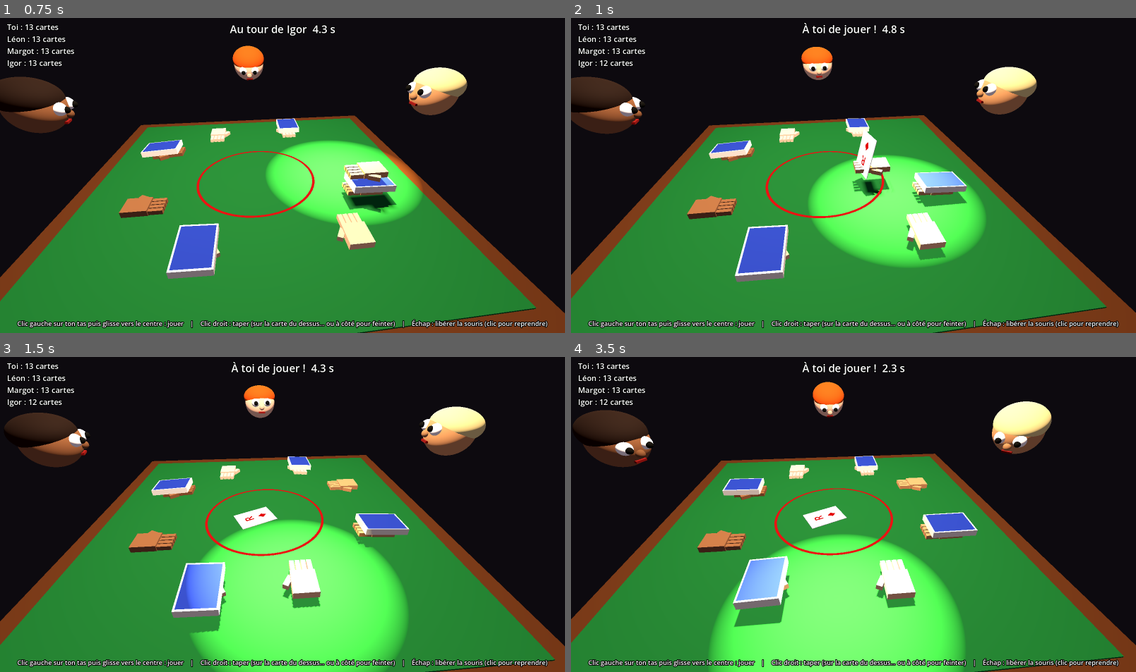
Above: before the commit, frames 1-4 (two rows, left to right).
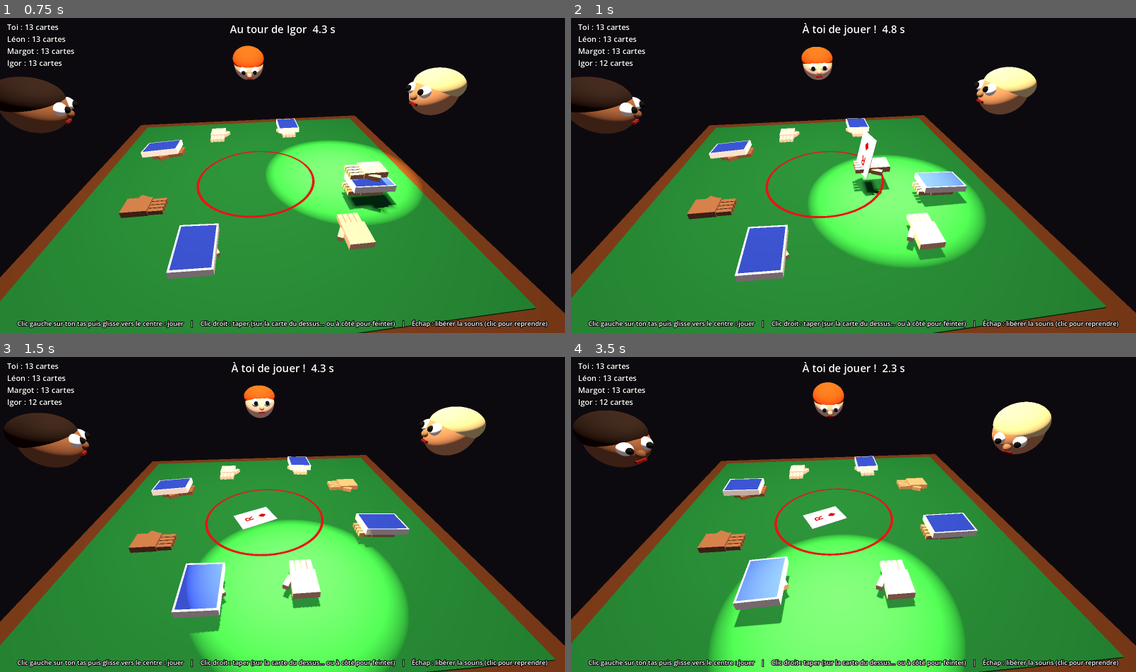
Above: after the commit, the same moments.

Repository: prenouil/Nervous
Game: Godot game, scene res://scenes/main.tscn
The game is run twice, just before and just after one commit, with the same random seed, the same clock (stepped at 60 frames per second) and the same inputs.
Inputs (mouse positions are in pixels of both pictures, inside the frame that each line leads up to):
- Up to frame 1 (0.75 s): tap Enter at 0.5 s; move the mouse to (310, 172) at 0.52 s; tap R at 0.6 s; click (310, 172) at 0.67 s
- Up to frame 2 (1 s): no input
- Up to frame 3 (1.5 s): move the mouse to (254, 514) at 1.27 s; tap R at 1.35 s; click (254, 514) at 1.42 s
- Up to frame 4 (3.5 s): move the mouse to (864, 508) at 2.02 s; tap R at 2.1, 2.85 s; click (864, 508) at 2.17 s; move the mouse to (847, 517) at 2.77 s; click (847, 517) at 2.92 s

Frame 1 is identical in both runs. In frame 2, 0.5% of the frame differs, in the area x 0-100%, y 9-100%; in frame 3, 0.8%; in frame 4, 1.6%, in the area x 0-100%, y 7-100%.

Commit message:
Tension : seules les mains tremblent, à partir de la 10e carte ; plus de message sur la paire recouverte
Co-Authored-By: Claude Opus 5.5 <noreply@anthropic.com>

Diff:
--- a/scripts/main.gd
+++ b/scripts/main.gd
@@ -41,7 +41,8 @@
 const SWAY_NEUTRAL := Vector2(-0.08, 0.41)  # position de la main (x, z) pour laquelle la caméra regarde droit devant
 const TENSION_CARDS := 15.0       # nombre de cartes au centre pour une tension maximale
 const TENSION_LEAN := 0.16        # la tête se penche vers la table (mètres) à tension maximale
-const TENSION_SHAKE := 0.15       # petit tremblement permanent à tension maximale
+const TREMOR_FROM_CARD := 10     # les mains commencent à trembler à partir de cette carte au centre
+const TREMOR_MAX := 0.004         # tremblement des mains (mètres) à tension maximale
 const HEAD_RETARGET := Vector2(0.3, 1.2)  # intervalle (s) entre deux changements de regard des visages
 const HEAD_CHAOS_CHANCE := 0.2    # chance de regarder ailleurs, au hasard
 const HEAD_TURN_SPEED := 7.0      # vitesse de rotation des visages
@@ -82,6 +83,7 @@
 var _sway := Vector2.ZERO
 var _trauma := 0.0   # intensité du tremblement, les tapes s'additionnent
 var _tension := 0.0  # monte avec la taille du tas, retombe au ramassage
+var _tremor := 0.0   # tremblement des mains, à partir de la 10e carte
 var _camera_forward := Vector3.FORWARD
 var _light_pos := Vector3(0, 1.5, 0)
 var _light_goal := Vector3(0, 1.5, 0)
@@ -413,9 +415,9 @@
 	var offset := Vector2(_hand_target.x, _hand_target.z) - SWAY_NEUTRAL
 	var target := (offset / SWAY_HAND_RANGE).clamp(Vector2(-1, -1), Vector2(1, 1))
 	_sway = _sway.lerp(target, minf(1.0, delta * 6.0))
-	# Plus le tas grossit, plus on se penche au-dessus de la table, et plus ça tremble.
+	# Plus le tas grossit, plus on se penche au-dessus de la table.
 	_tension = lerpf(_tension, clampf(center_cards.size() / TENSION_CARDS, 0.0, 1.0), minf(1.0, delta * 3.0))
-	var shake := pow(_trauma, 1.5) + _tension * TENSION_SHAKE
+	var shake := pow(_trauma, 1.5)
 	var roll := randf_range(-1, 1) * SHAKE_ANGLE * shake
 	var pitch := randf_range(-1, 1) * SHAKE_ANGLE * shake
 	camera.basis = Basis(Vector3.UP, -_sway.x * CAMERA_SWAY.x) * _camera_base \
@@ -458,6 +460,12 @@
 # Une main qui touche le cercle pulse en rouge et tremble, d'autant plus qu'elle s'enfonce.
 func _update_hand_warnings() -> void:
 	var t := Time.get_ticks_msec() / 1000.0
+	# À partir de la 10e carte au centre, toutes les mains tremblent, de plus en plus.
+	var cards_over := center_cards.size() - TREMOR_FROM_CARD + 1
+	var tremor_goal := clampf(cards_over / (TENSION_CARDS - TREMOR_FROM_CARD + 1.0), 0.0, 1.0) if cards_over > 0 else 0.0
+	_tremor = lerpf(_tremor, tremor_goal, 0.1)
+	for p in SEATS:
+		(left_hands[p].get_node("Visual") as Node3D).position = _tremor_offset(p * 2, t) * TREMOR_MAX * _tremor
 	for p in SEATS:
 		var hand := right_hands[p]
 		var level := 0.0
@@ -467,7 +475,8 @@
 		if hand.has_meta("nervous"):
 			level = 1.0
 		var visual: Node3D = hand.get_node("Visual")
-		visual.position = Vector3(randf_range(-1, 1), 0, randf_range(-1, 1)) * WARNING_TREMBLE * level
+		visual.position = Vector3(randf_range(-1, 1), 0, randf_range(-1, 1)) * WARNING_TREMBLE * level \
+			+ _tremor_offset(p * 2 + 1, t) * TREMOR_MAX * _tremor
 		var pulse := (0.5 + 0.5 * sin(t * 18.0)) * level
 		for mesh: MeshInstance3D in visual.get_children():
 			(mesh.material_override as StandardMaterial3D).albedo_color = (SKIN_COLORS[p] as Color).lerp(WARNING_RED, pulse)
@@ -693,7 +702,6 @@
 		node.global_basis = Basis(spin_axis, t * TAU * 4.0) * start_basis,
 		0.0, 1.0, 0.7).set_ease(Tween.EASE_OUT).set_trans(Tween.TRANS_QUAD)
 	tw.tween_callback(node.queue_free)
-	_show_message("Paire recouverte… mais tape à temps ! La carte est éjectée.", 1.5)
 	var done := create_tween()
 	done.tween_interval(0.7)
 	done.tween_callback(func():
@@ -1029,3 +1037,13 @@
 
 func _rest_pos(p: int) -> Vector3:
 	return seat_roots[p].to_global(RIGHT_HAND_LOCAL)
+
+
+# Vibration fluide (somme de sinus) plutôt qu'un bruit aléatoire à chaque image ;
+# chaque main a son propre rythme.
+func _tremor_offset(index: int, t: float) -> Vector3:
+	var k := float(index) * 1.37
+	return Vector3(
+		sin(t * 23.0 + k) + 0.5 * sin(t * 41.0 + k * 2.1),
+		0.3 * sin(t * 29.0 + k * 0.7),
+		sin(t * 31.0 + k * 1.3) + 0.5 * sin(t * 47.0 + k * 0.4)) / 1.5
Not shown, changed: docs/regles.md
